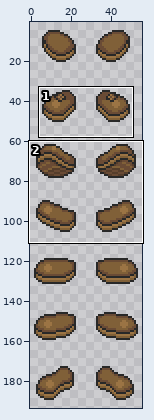
One commit to this sprite sheet: Sprites/Characters/shoes/shoes.png. The picture above shows the old version from afar; the outline marks the close-up.
Close-up. Before the edit:
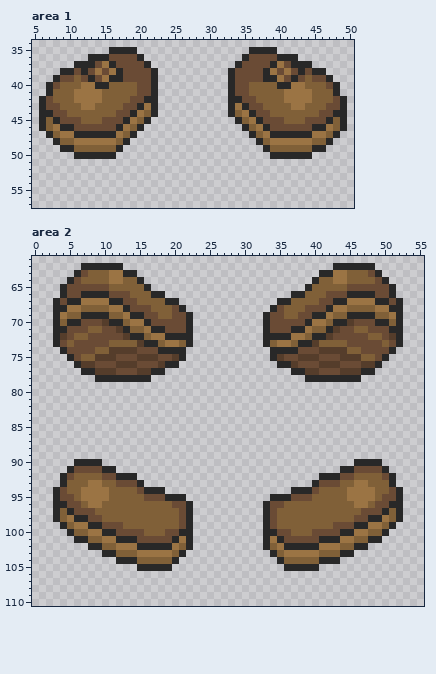
The file is 56x196 pixels. Pixels under 10% opacity are left out. Colours within 5 levels of each other are drawn and written as one. Shown: area 1: x 5..50, y 34..57; area 2: x 0..55, y 61..110. The wide view leaves out empty margins. The commit also changed other parts of the picture, which this record leaves out.
The same view after the edit:
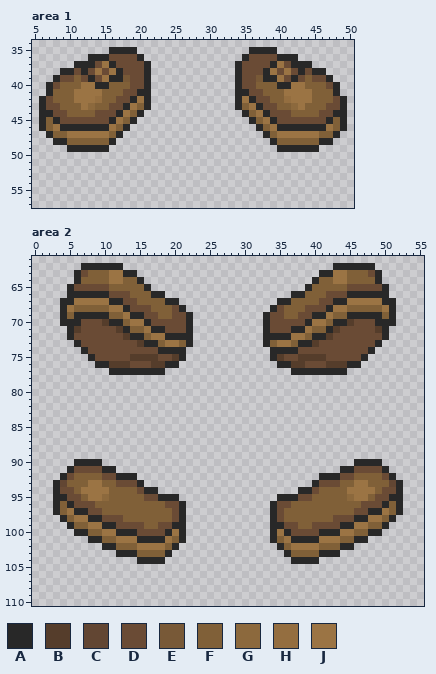
Palette (. is transparent): A #282828  B #553d2b  C #624633  D #6a4b35  E #785937  F #806038  G #8c693d  H #946e40  J #9b7444
The exact change:
--- area 1
@@ x 5..50 @@
 37 ......AAADJADDDDA............ADDDDAJDAAA......
-38 ....AADADJDJADDDDA..........ADDDDAJDJDADAA....
-39 ...ADDFDADJAADDDDA..........ADDDDAAJDADFDDA...
-40 ..ADFFFJJAAFFFFDDA..........ADDFFFFAAJJFFFDA..
-41 ..AFFFJJJJFFFFFDDA..........ADDFFFFFJJJJFFFA..
-42 .ADFFFJJJJFFFFDDAA..........AADDFFFFJJJJFFFDA.
-43 .ADDFFFJJFFFFDDAJA..........AJADDFFFFJJFFFDDA.
-44 .AADDFFFFFFFDDAJFA..........AFJADDFFFFFFFDDAA.
-45 .AFADDDFFFDDDAJFA............AFJADDDFFFDDDAFA.
-46 .AFJAADDDDDDAJFA..............AFJADDDDDDAAJFA.
-47 ..AFJJAAAAAAJFA................AFJAAAAAAJJFA..
-48 ...AFFJJJJJJFA..................AFJJJJJJFFA...
-49 ....AAFFFFFFA....................AFFFFFFAA....
-50 ......AAAAAA......................AAAAAA......
+38 ....AADADJDJADDDA............ADDDAJDJDADAA....
+39 ...ADDFDADJAAEDDA............ADDEAAJDADFDDA...
+40 ..ADFFFJJAAFFFDDA............ADDFFFAAJJFFFDA..
+41 ..AFFFJJJJFFFDDAA............AADDFFFJJJJFFFA..
+42 .ADFFFJJJHFFDDAJA............AJADDFFHJJJFFFDA.
+43 .ADDFFFJGFFDDAJFA............AFJADDFFGJFFFDDA.
+44 .AADDFFFFDDDAJFA..............AFJADDDFFFFDDAA.
+45 .AFADDDDDDDAJFA................AFJADDDDDDDAFA.
+46 .AFJAAAAAAAJFA..................AFJAAAAAAAJFA.
+47 ..AFFJJJJJJFA....................AFJJJJJJFFA..
+48 ...AAFFFFFFA......................AFFFFFFAA...
+49 .....AAAAAA........................AAAAAA.....
+50 ..............................................
 51 ..............................................
--- area 2
@@ x 0..55 @@
  63 ......ADFFFJJAA..........................AAJJFFFDA......
- 64 .....ADFFFFJJFFA........................AFFJJFFFFDA.....
- 65 ....ADDDDDDFFFFFA......................AFFFFFDDDDDDA....
- 66 ....ADDAAAADDDFFFAA..................AAFFFDDDAAAADDA....
- 67 ...ADAAJJJJAADDFFFFAA..............AAFFFFDDAAJJJJAADA...
- 68 ...AAJJFFFFJJADDDFFFDA............ADFFFDDDAJJFFFFJJAA...
- 69 ...AJFFAAAAFFJAADDFFDDA..........ADDFFDDAAJFFAAAAFFJA...
- 70 ...AFAADDDBAAFJJADDDDDA..........ADDDDDAJJFAABDDDAAFA...
- 71 ...AADDDFFDDBAFFJAADDDA..........ADDDAAJFFABDDFFDDDAA...
- 72 ...ABDFFDDDDDBAAFJJAAAA..........AAAAJJFAABDDDDDFFDBA...
- 73 ...ADFDDDDDFFFFBAAFJJFA..........AFJJFAABFFFFDDDDDFDA...
- 74 ....ADDDDFFBBBBDDDAAAA............AAAADDDBBBBFFDDDDA....
- 75 .....ADFFBBBDDDBBBDDBA............ABDDBBBDDDBBBFFDA.....
- 76 ......ABBDDDBBBDDDBAA..............AABDDDBBBDDDBBA......
- 77 .......AABBBDDDBBAA..................AABBDDDBBBAA.......
- 78 .........AAAAAAAA......................AAAAAAAA.........
+ 64 ......AFFFFJJFFA........................AFFJJFFFFA......
+ 65 .....ADDDDDFFFFFA......................AFFFFFDDDDDA.....
+ 66 .....AAAAAADDDFFFAA..................AAFFFDDDAAAAAA.....
+ 67 ....AAJJJJJAADDFFFFAA..............AAFFFFDDAAJJJJJAA....
+ 68 ....AJFFFFFJJADDDFFFDA............ADFFFDDDAJJFFFFFJA....
+ 69 ....AFAAAAAFFJAADDFFDDA..........ADDFFDDAAJFFAAAAAFA....
+ 70 ....AAADDDBAAFJJADDDDDA..........ADDDDDAJJFAABDDDAAA....
+ 71 .....ABDDDDDBAFFJAADDDA..........ADDDAAJFFABDDDDDBA.....
+ 72 .....ADDDDDDDBAAFJJAAAA..........AAAAJJFAABDDDDDDDA.....
+ 73 ......ADDDDDDDDBAAFJJFA..........AFJJFAABDDDDDDDDA......
+ 74 .......ADDDDDDDDDDAAAA............AAAADDDDDDDDDDA.......
+ 75 ........ADDDDDBBBBDDBA............ABDDBBBBDDDDDA........
+ 76 .........AABBBDDDBBAA..............AABBDDDBBBAA.........
+ 77 ...........AAAAAAAA..................AAAAAAAA...........
+ 78 ........................................................
  79 ........................................................
@@ x 0..55 @@
  92 ....ADFFFFDDAAA..........................AAADDFFFFDA....
- 93 ....AFFFJJFFDDDA........................ADDDFFJJFFFA....
- 94 ...ADFFJJJJFFFFDAAA..................AAADFFFFJJJJFFDA...
- 95 ...ADDFJJJJFFFFFDDDAAA............AAADDDFFFFFJJJJFDDA...
- 96 ...AADDFJJFFFFFFFFFFDDA..........ADDFFFFFFFFFFJJFDDAA...
- 97 ...AFADDDFFFFFFFFFFFFDA..........ADFFFFFFFFFFFFDDDAFA...
- 98 ...AFJAADDFFFFFFFFFFFDA..........ADFFFFFFFFFFFDDAAJFA...
- 99 ....AFJJAADDDFFFFFFFFDA..........ADFFFFFFFFDDDAAJJFA....
-100 .....AFFJJAADDDDFFFDDAA..........AADDFFFDDDDAAJJFFA.....
-101 ......AAFFJJAAADDDDDAJA..........AJADDDDDAAAJJFFAA......
-102 ........AAFFJJJAAAAAJFA..........AFJAAAAAJJJFFAA........
-103 ..........AAFFFJJJJJFA............AFJJJJJFFFAA..........
-104 ............AAAFFFFFA..............AFFFFFAAA............
-105 ...............AAAAA................AAAAA...............
+ 93 ...ACFFFJJFFDDDA........................ADDDFFJJFFFCA...
+ 94 ...ADDFJJJJFFFFDAA....................AADFFFFJJJJFDDA...
+ 95 ...AADDFJJGFFFFFDDAAA..............AAADDFFFFFGJJFDDAA...
+ 96 ...AFADDDFFFFFFFFFFDDA............ADDFFFFFFFFFFDDDAFA...
+ 97 ...AFJAADDFFFFFFFFFFDA............ADFFFFFFFFFFDDAAJFA...
+ 98 ....AFJJAADDDFFFFFFFDA............ADFFFFFFFDDDAAJJFA....
+ 99 .....AFFJJAADDDDFFDDAA............AADDFFDDDDAAJJFFA.....
+100 ......AAFFJJAAADDDDAJA............AJADDDDAAAJJFFAA......
+101 ........AAFFJJJAAAAJFA............AFJAAAAJJJFFAA........
+102 ..........AAFFFJJJJFA..............AFJJJJFFFAA..........
+103 ............AAAFFFFA................AFFFFAAA............
+104 ...............AAAA..................AAAA...............
+105 ........................................................
 106 ........................................................
Boxes around the changes in both close-ups, in picture pixels (x1, y1, x2, y2):
changed: (60, 68, 158, 159)
changed: (228, 68, 326, 159)
changed: (53, 277, 158, 382)
changed: (298, 277, 403, 382)
changed: (53, 480, 193, 571)
changed: (263, 480, 403, 571)
